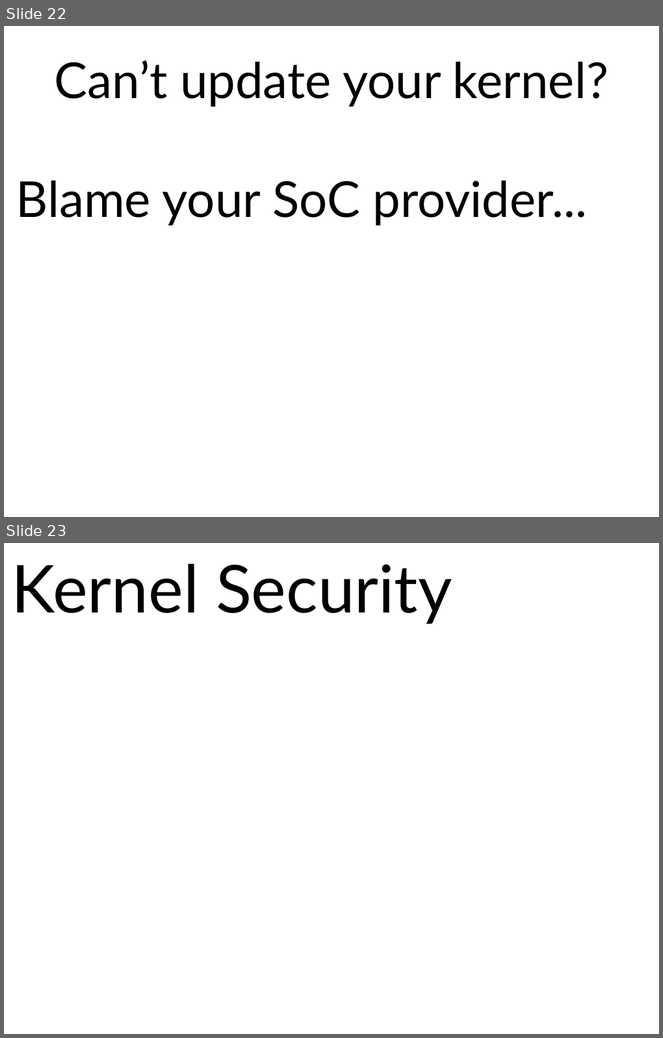
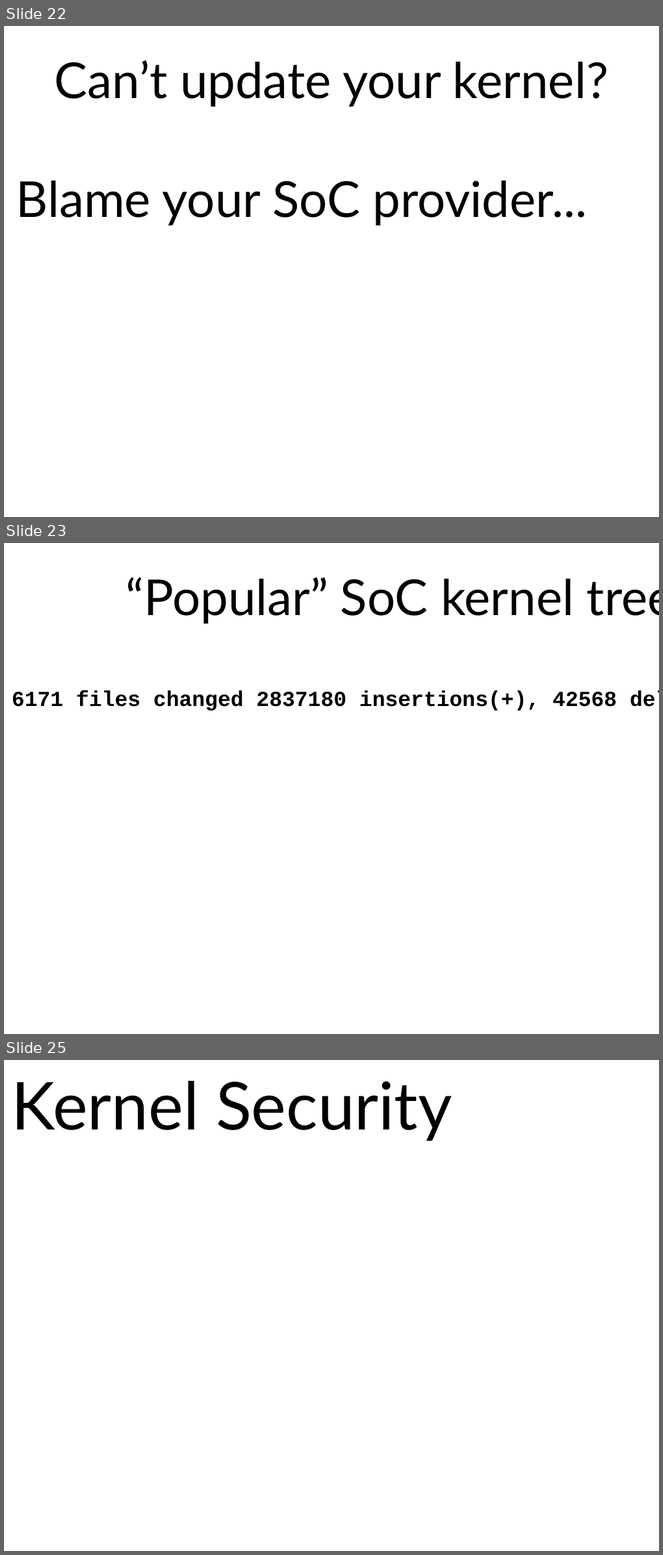
Before and after one commit to gregkh/presentation-release-model, a slide deck: release-model.odp. Shown one above the other, each under a label of ours: slides 22 and 23 before the commit, slides 22, 23 and 25 after it; the slides between them are not shown. The pictures are 663x1038 and 663x1555 pixels, drawn with LibreOffice and Linux fonts; fonts in the diff are those of the drawing. Boxes give left, top, right and bottom in pixels: in the first picture for what was removed or moved away, otherwise in the second. Text is boxed around its words. In the diff, an @@ line names an element or a change of style, - is before the commit and + after.

```diff
--- a/release-model.odp
+++ b/release-model.odp
@@ slide 23 added at (4,543,659,1034), background #FFFFFF @@
@@ text added at (12,577,659,711), 26 pt, text #000000, bold @@
+“Popular” SoC kernel tree
+6171 files changed 2837180 insertions(+), 42568 deletions(-)
@@ what was slide 23 is now slide 25 @@
```
Also in this commit, not shown: 2 other slides added, 1 slide removed, 1 other file.
